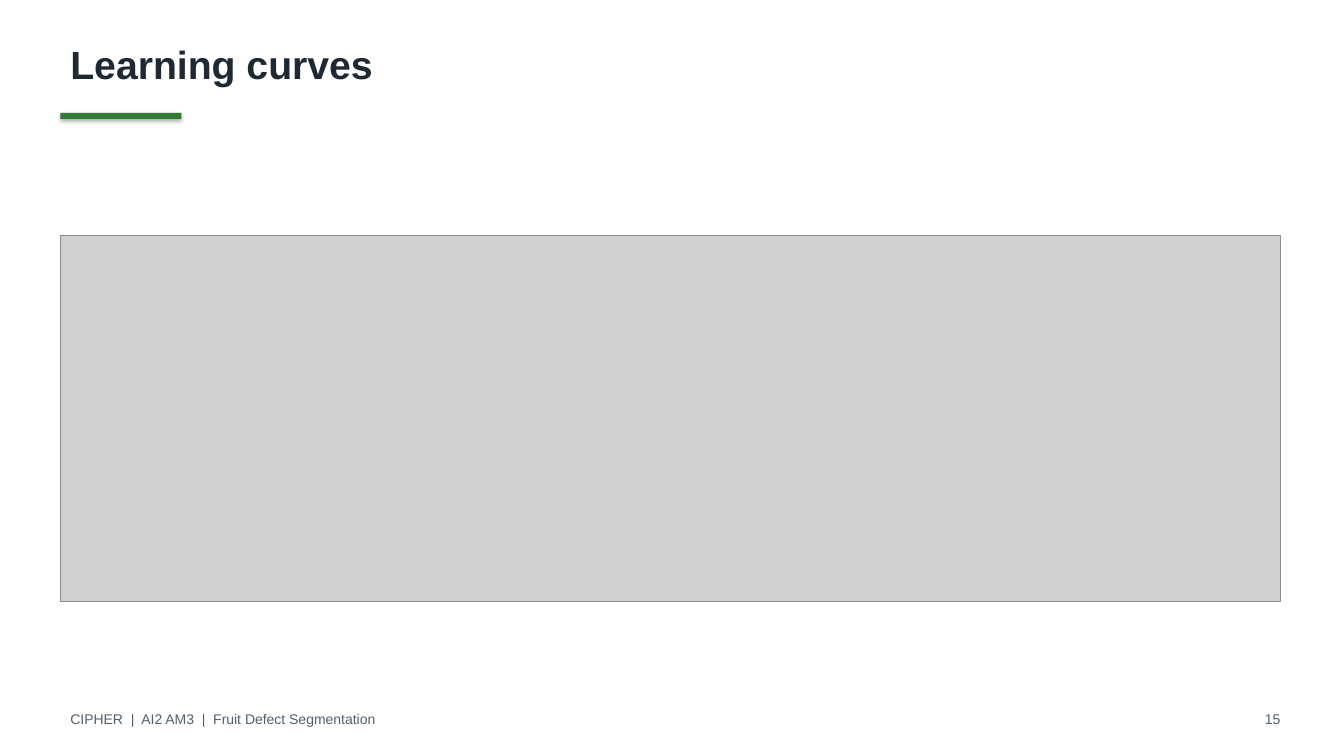
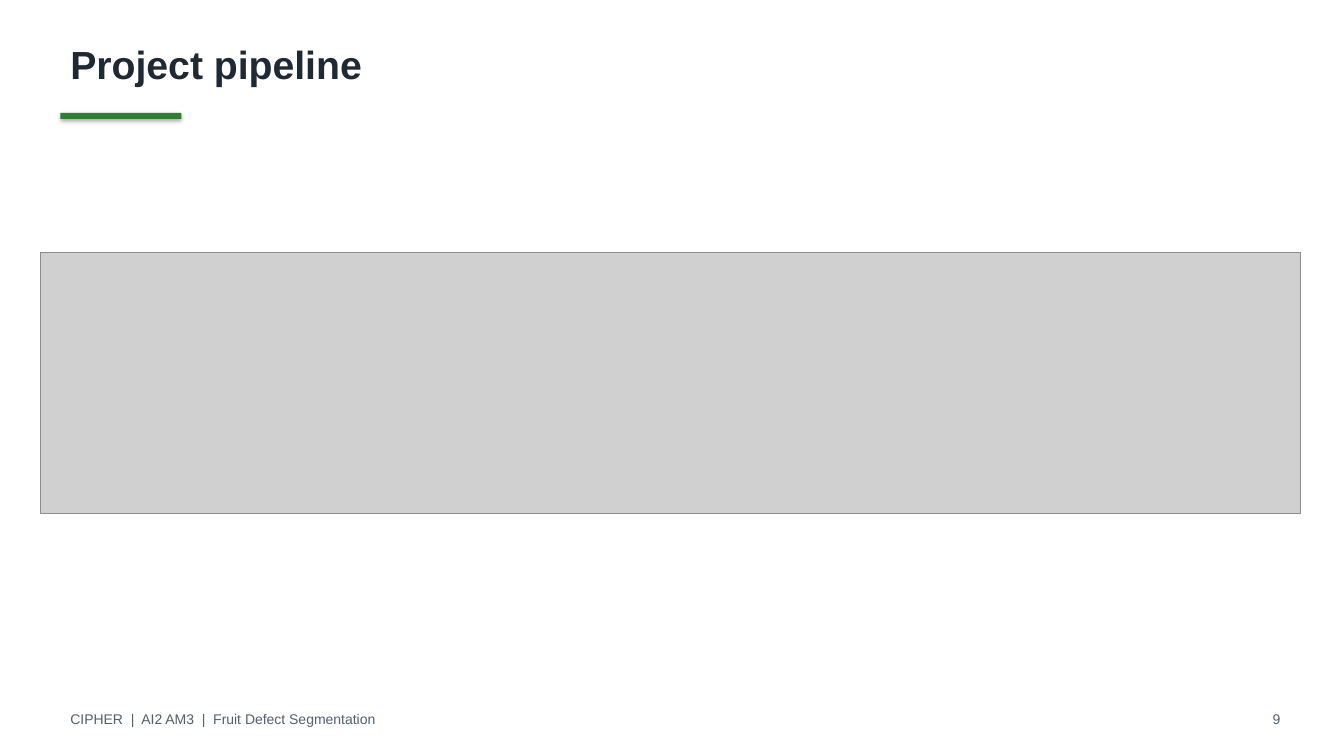
Before and after one commit to deangg/instancesegmentation, a slide deck: slide 9 of slides/CIPHER_AI2_Final_Defense.pptx (slide 15 before the commit). Drawn at 1344x756 pixels with LibreOffice and Linux fonts; fonts in the diff are those of the drawing; grey boxes stand for pictures. Boxes give left, top, right and bottom in pixels: in the first picture for what was removed or moved away, otherwise in the second. Text is boxed around its words. In the diff, an @@ line names an element or a change of style, - is before the commit and + after.

```diff
--- a/slides/CIPHER_AI2_Final_Defense.pptx
+++ b/slides/CIPHER_AI2_Final_Defense.pptx
@@ text at bbox=[70, 50, 362, 87]: text changed @@
-Learning curves
+Project pipeline
@@ picture: place and size @@
-picture at bbox=[60, 235, 1280, 601]
+picture at bbox=[40, 252, 1301, 514]
@@ text at bbox=[1273, 714, 1281, 724]: text changed @@
-15
+9
```
Also in this commit, not shown: 21 other slides changed, 7 slides added, 18 other files.
